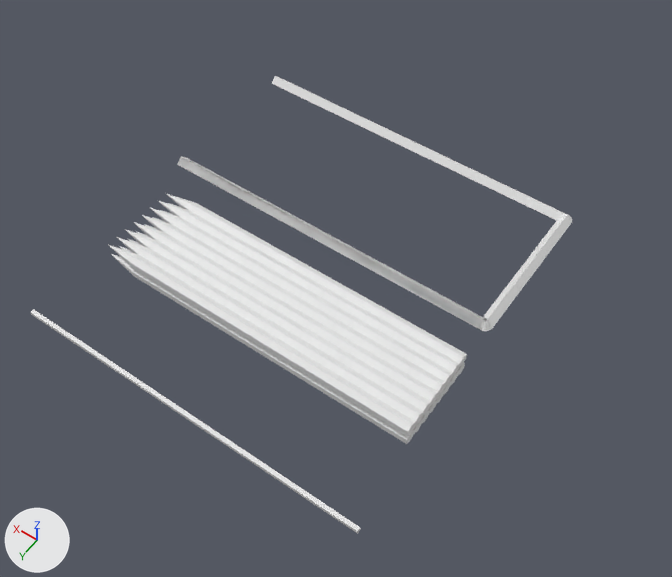
A saved change to the Blender file nintendo-pencil/nintendo-pencil.blend.
The view is the same before and after, from a camera (50 mm lens) standing at (-175.0, 200.0, 372.0) and looking at (-7.0, -36.0, 1.0). Arrows for +X, +Y and +Z are at lower left; the lights stay in place.

The first picture shows '01 X groove left', '01 X groove right', 'Pencil stack', 'measure'.
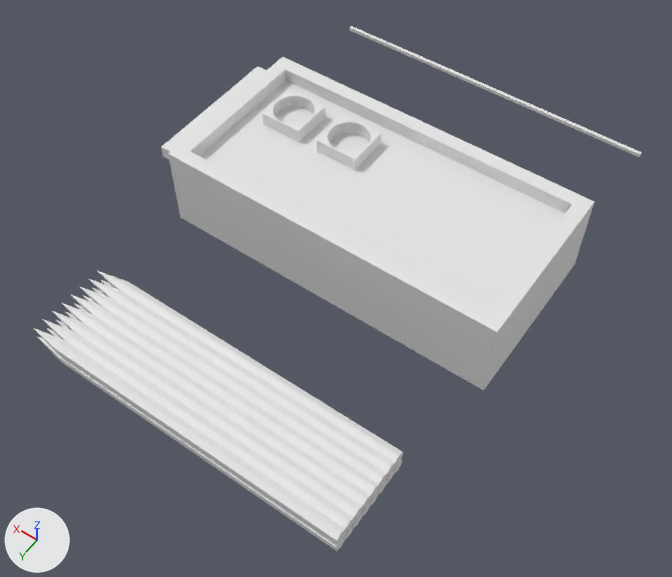
ob_cube_004 is not drawn itself; it is used by a modifier of ob_02_controller_bottom.
ob_02_x_groove_neg is not drawn itself; it is used by a modifier of ob_02_controller_bottom.
ob_cube_005 is not drawn itself; it is used by a modifier of ob_02_controller_bottom.

The edits, one by one:
Mesh me_cube_000 is new.
It is a box spanning x -1.03..1.04, y -1.0..1.0, z -1.0..0.54.
Mesh me_cube_014 is new.
It has 322 vertices, 180 faces and spans x -0.1..1.9, y -13.0..12.8, z -12.8..13.0.
Mesh me_cube_015 is new.
It is a box spanning x -0.99..1.14, y -1.0..1.0, z -1.0..1.0.
Object 'measure' (ob_measure) moves from (-1.9, 71.3, 22.5) to (-1.4, -190.7, 22.5).
Object 'measure' (ob_measure) is rescaled from (92.5, 1.0, 1.0) to (94.7, 1.0, 1.0).
Object 'Pencil stack' (ob_pencil_stack) moves from (-0.6, -18.0, 21.4) to (-1.9, 34.8, 13.0).
Object '01 Controller top' (ob_01_controller_top) is now shown.
Object '01 X groove right' (ob_01_x_groove_right) is now hidden.
Object '01 X groove left' (ob_01_x_groove_left) is now hidden.
Object '02 Controller bottom' (ob_02_controller_bottom) is now shown.
Object 'Cube.005' (ob_cube_005) is new; it shows me_cube_000.
Its location is (-37.37, -77.51, 18.17).
Its scale is (52.7, 39.4, 17.2).
Its hide viewport is True.
Object '02 X groove NEG' (ob_02_x_groove_neg) is new; it shows me_cube_014.
Its location is (-82.49, -77.24, 31.67).
Its rotation in degrees is (45, 0, 0).
Its scale is (91.9, 2.4, 2.4).
Its hide viewport is True.
Object 'Cube.004' (ob_cube_004) is new; it shows me_cube_015.
Its location is (2.018, -77.46, 31.76).
Its scale is (91.3, 40.2, 3.47).
Its hide viewport is True.

Where the change shows, as pixel boxes [x1, y1, x2, y2] in the pictures (672 x 577 px):
'Pencil stack', moved
    before: [109, 194, 467, 444]
    after: [34, 271, 403, 551]
'02 Controller bottom', added, shown
    after: [161, 57, 594, 390]
'01 X groove left', hidden
    before: [177, 76, 572, 331]
'01 Controller top', shown
    after: [179, 64, 381, 170]
'measure', moved, rescaled (11% narrower, 42% shorter)
    before: [31, 309, 361, 534]
    after: [349, 26, 642, 157]
'01 X groove right', hidden
    before: [179, 156, 492, 331]
